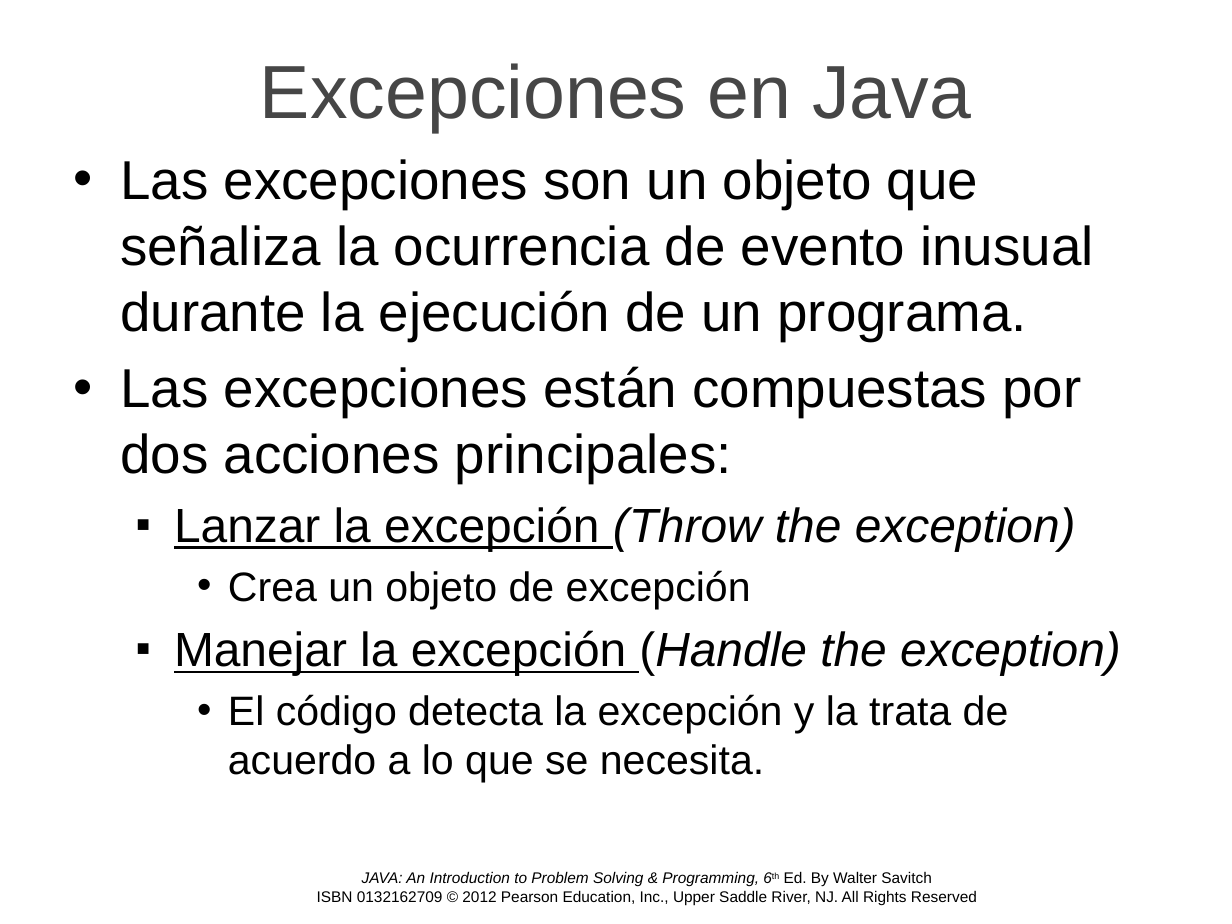
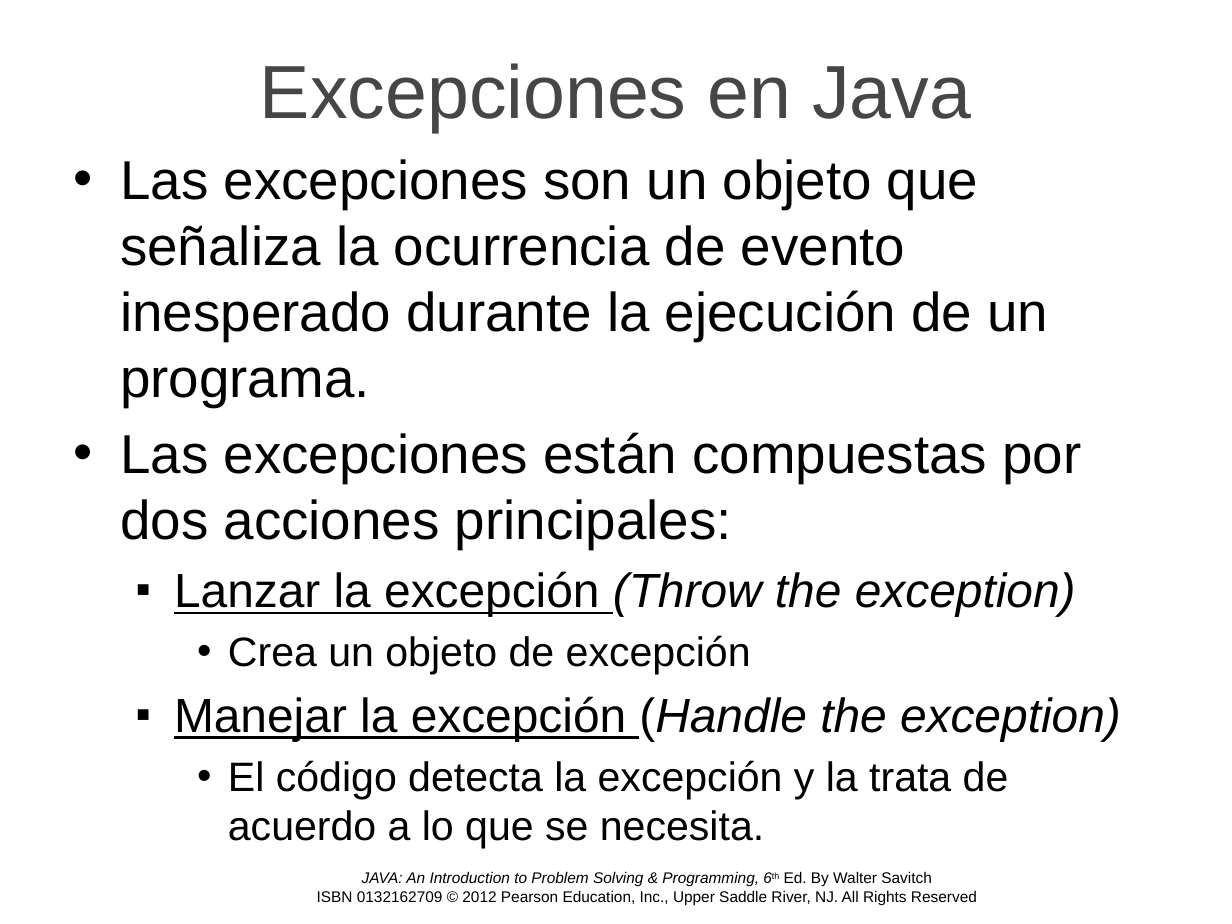
Before and after one commit to OMardil/INFO2, a slide deck: slide 2 of MOD12_Excepciones/01 Presentacion/INFO2_MOD12-Expcepciones.pptx. Drawn at 1232x924 pixels with LibreOffice and Linux fonts; fonts in the diff are those of the drawing; background and template pictures are left out. Boxes give left, top, right and bottom in pixels: in the first picture for what was removed or moved away, otherwise in the second. Text is boxed around its words. In the diff, an @@ line names an element or a change of style, - is before the commit and + after.

```diff
--- a/MOD12_Excepciones/01 Presentacion/INFO2_MOD12-Expcepciones.pptx
+++ b/MOD12_Excepciones/01 Presentacion/INFO2_MOD12-Expcepciones.pptx
@@ text at (120,159,1048,406): text changed @@
-• Las excepciones son un objeto que señaliza la ocurrencia de evento inusual durante la ejecución de un programa.
+• Las excepciones son un objeto que señaliza la ocurrencia de evento inesperado durante la ejecución de un programa.
```
Also in this commit, not shown: 7 other slides changed, 15 other files.
